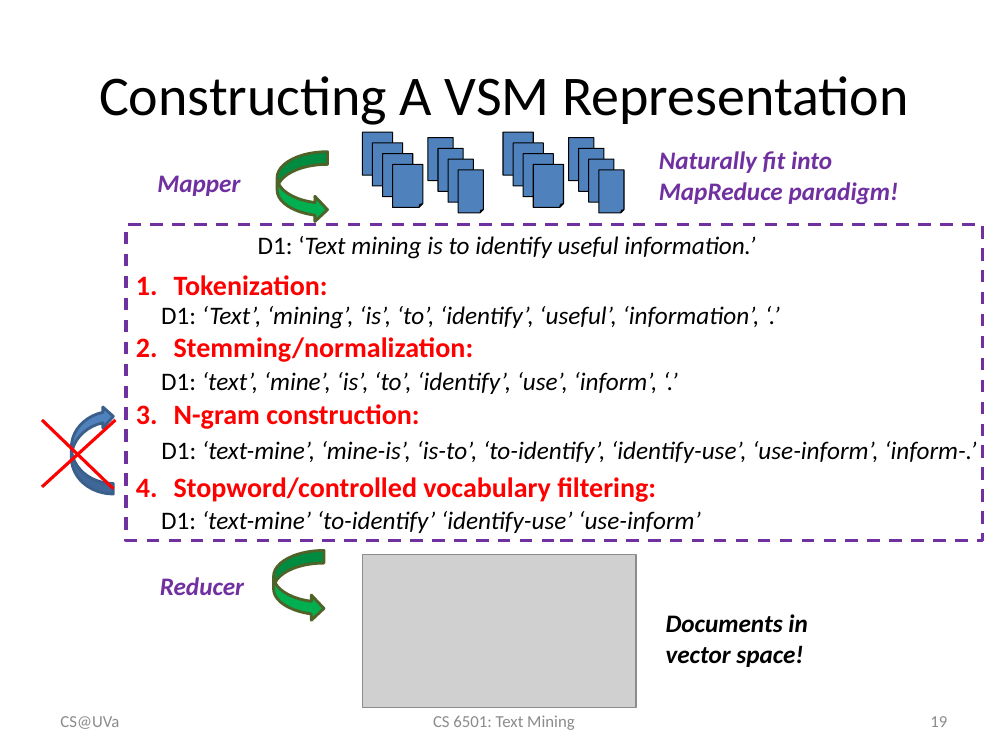
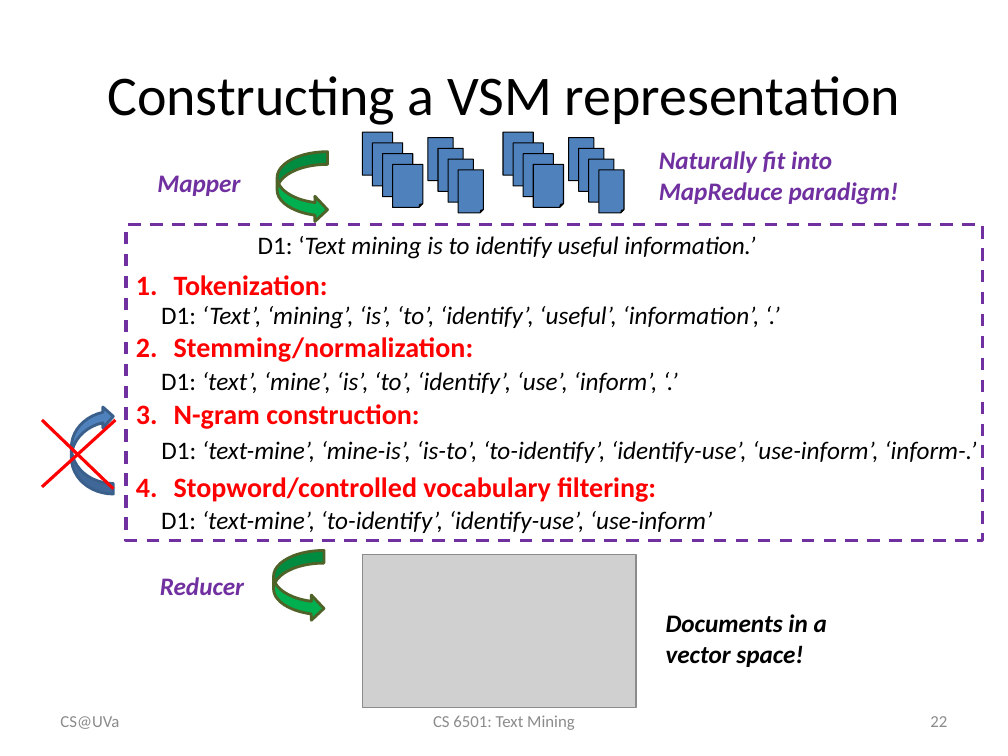
Before and after one commit to wang296/CS6501-Text-Mining, a slide deck: slide 22 of docs/VS model.pptx (slide 19 before the commit). Drawn at 1008x756 pixels with LibreOffice and Linux fonts; fonts in the diff are those of the drawing; grey boxes stand for pictures. Boxes give left, top, right and bottom in pixels: in the first picture for what was removed or moved away, otherwise in the second. Text is boxed around its words. In the diff, an @@ line names an element or a change of style, - is before the commit and + after.

```diff
--- a/docs/VS model.pptx
+++ b/docs/VS model.pptx
@@ title at bbox=[107, 76, 900, 125]: text changed @@
-Constructing A VSM Representation
+Constructing a VSM representation
@@ text at bbox=[161, 511, 712, 533]: text changed @@
-D1: ‘text-mine’ ‘to-identify’ ‘identify-use’ ‘use-inform’
+D1: ‘text-mine’, ‘to-identify’, ‘identify-use’, ‘use-inform’
@@ text at bbox=[666, 614, 827, 667]: text changed @@
-Documents in vector space!
+Documents in a vector space!
@@ page number at bbox=[930, 716, 947, 727]: text changed @@
-19
+22
```
Also in this commit, not shown: 30 other slides changed, 4 slides added, 2 other files.
